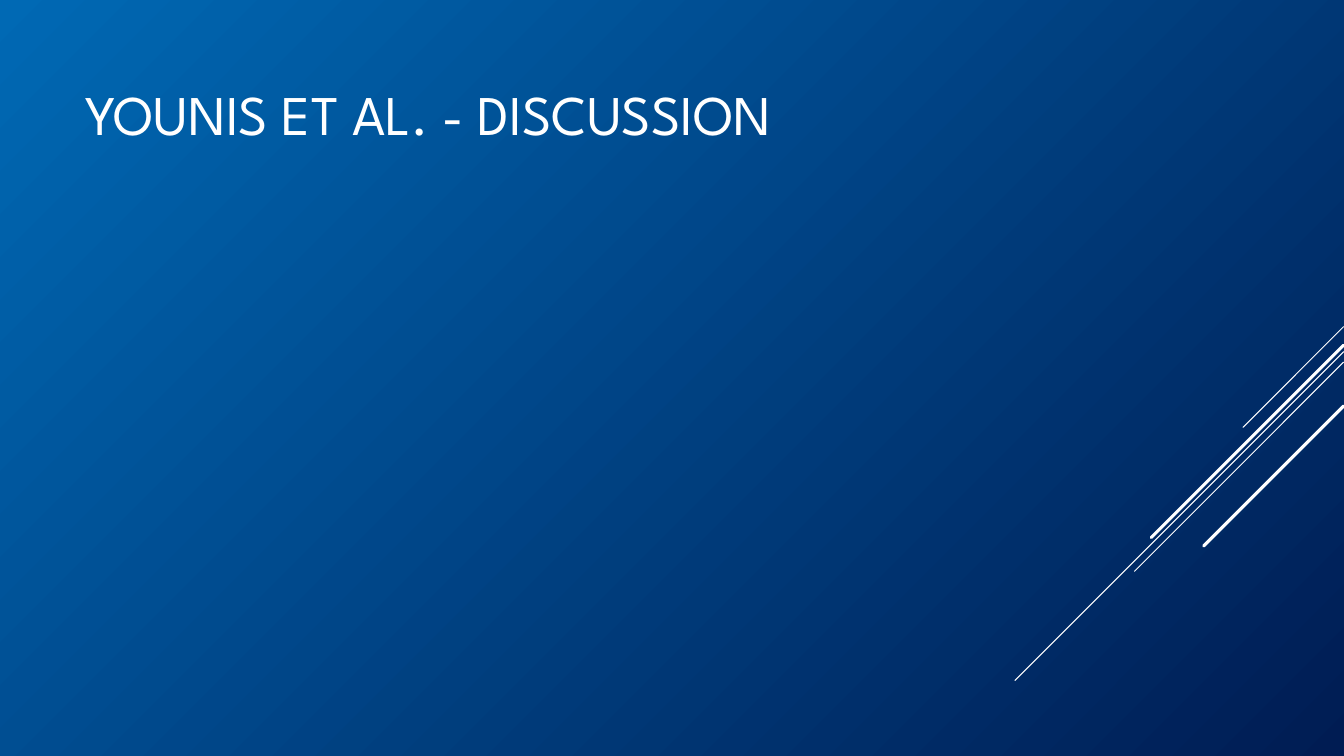
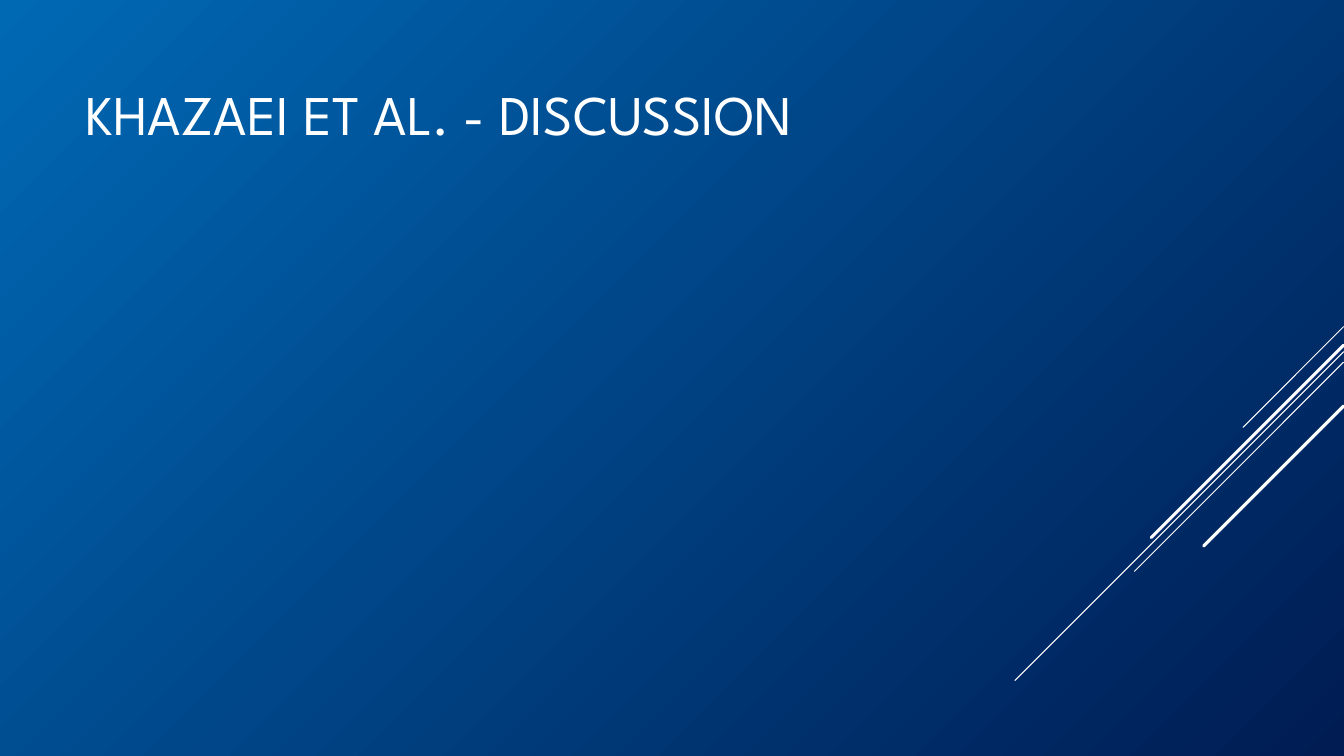
Before and after one commit to BenChurch/Winter2017, a slide deck: slide 26 of CISC848/BackgroundPentation/ChurchCISC848Background.pptx (slide 14 before the commit). Drawn at 1344x756 pixels with LibreOffice and Linux fonts; fonts in the diff are those of the drawing. Boxes give left, top, right and bottom in pixels: in the first picture for what was removed or moved away, otherwise in the second. Text is boxed around its words. In the diff, an @@ line names an element or a change of style, - is before the commit and + after.

Commit message:
CISC 848 - Background presentation, filled Younis slides

```diff
--- a/CISC848/BackgroundPentation/ChurchCISC848Background.pptx
+++ b/CISC848/BackgroundPentation/ChurchCISC848Background.pptx
@@ title at (86,97,792,136): text changed @@
-YOUNIS ET AL. - DISCUSSION
+KHAZAEI ET AL. - DISCUSSION
```
Also in this commit, not shown: 1 other slide changed, 6 slides added, 2 other files.
